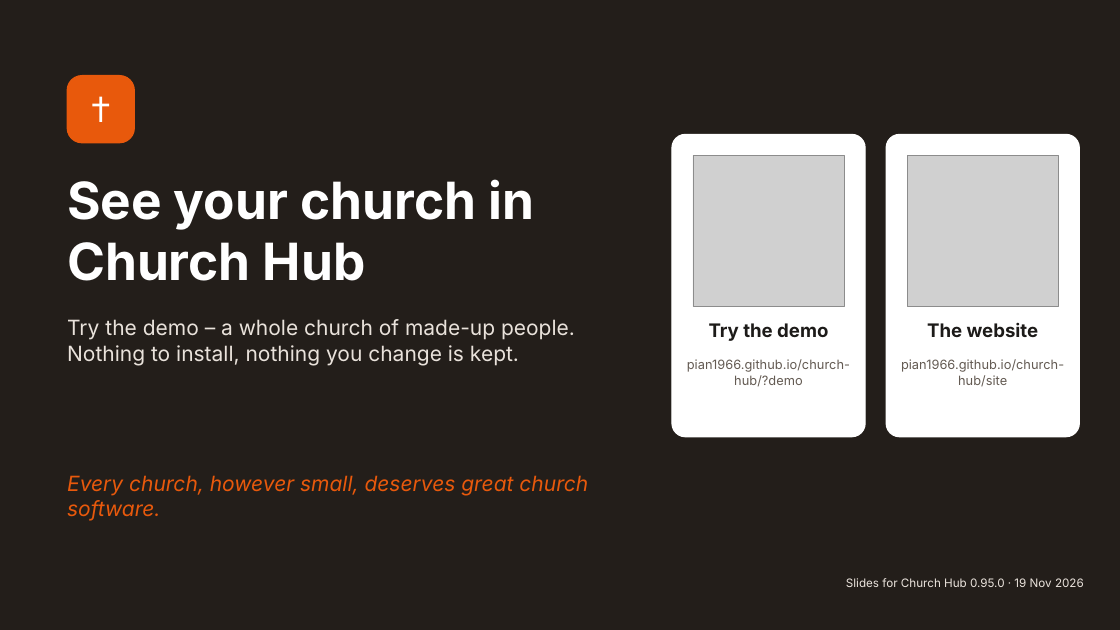
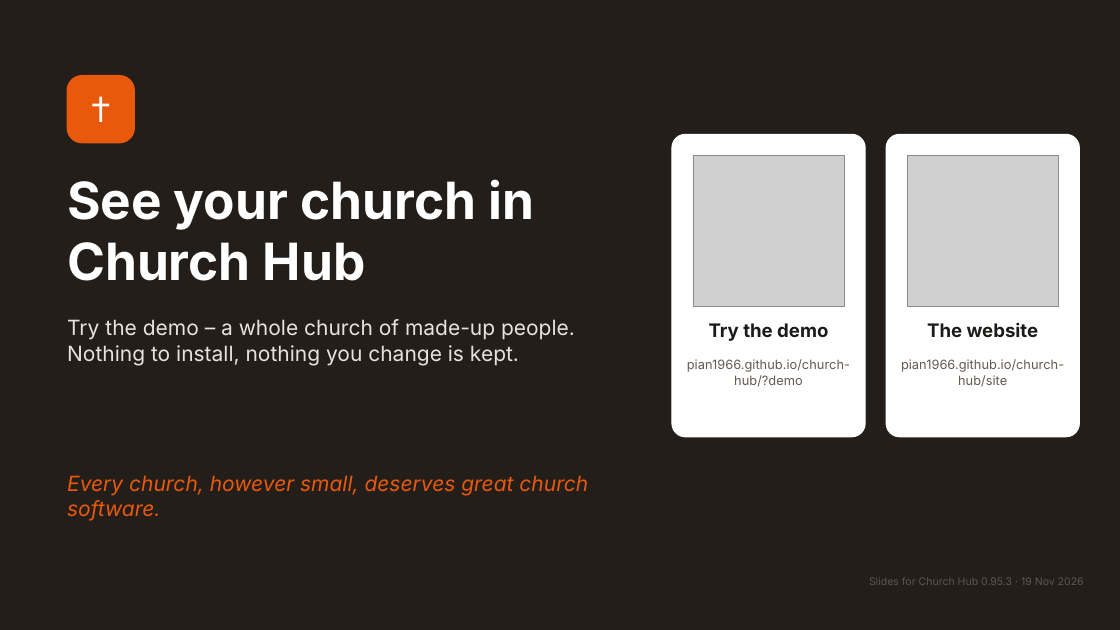
Before and after one commit to pian1966/church-hub, a slide deck: slide 17 of docs/presentation/church-hub-presentation.pptx. Drawn at 1120x630 pixels with LibreOffice and Linux fonts; fonts in the diff are those of the drawing; grey boxes stand for pictures. Boxes give left, top, right and bottom in pixels: in the first picture for what was removed or moved away, otherwise in the second. Text is boxed around its words. In the diff, an @@ line names an element or a change of style, - is before the commit and + after.

```diff
--- a/docs/presentation/church-hub-presentation.pptx
+++ b/docs/presentation/church-hub-presentation.pptx
@@ text at (869, 577, 1084, 585): text changed; size 10 to 9 pt; text colour #E9E2DB to #5E554E @@
-Slides for Church Hub 0.95.0 · 19 Nov 2026
+Slides for Church Hub 0.95.3 · 19 Nov 2026
```
Also in this commit, not shown: 2 other files.
